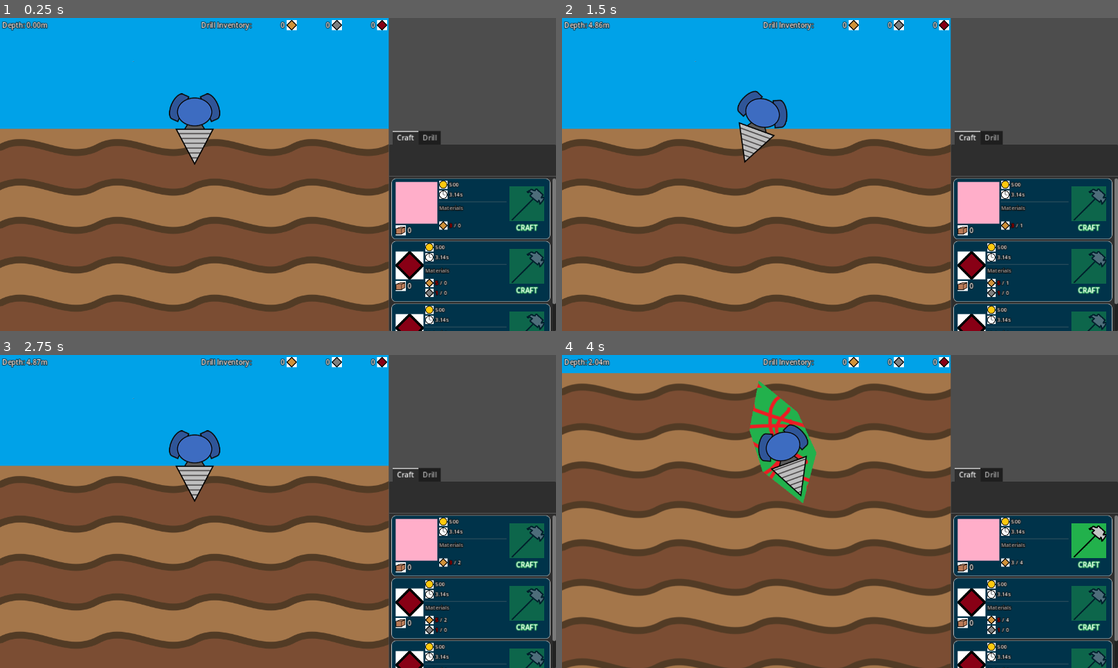
Above: before the commit, frames 1-4 (two rows, left to right).
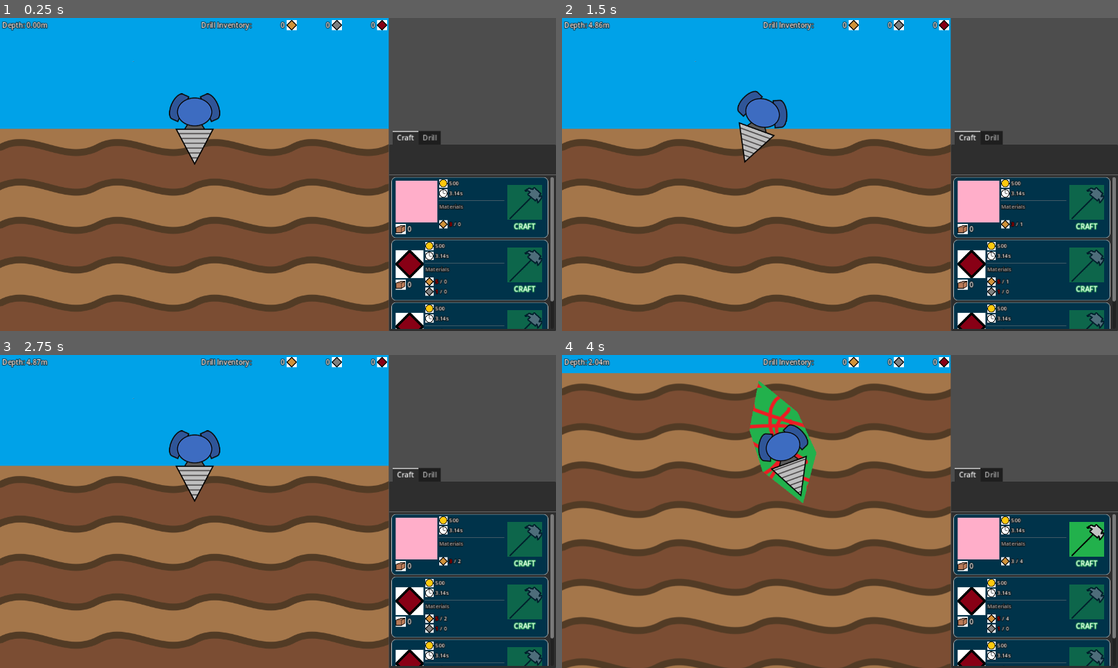
Above: after the commit, the same moments.

Repository: aNotSoCleverName/mechanicore
Game: Godot game, scene res://Main.tscn
The game is run twice, just before and just after one commit, with the same random seed, the same clock (stepped at 60 frames per second) and the same inputs.
Inputs:
- Up to frame 1 (0.25 s): no input
- Up to frame 2 (1.5 s): tap Enter (ui_accept) at 0.5, 0.77 s; hold Right (ui_right) 0.53-1.28 s; tap R at 0.6, 1.35 s; hold Left (ui_left) from 1.28 s (still down)
- Up to frame 3 (2.75 s): tap Enter (ui_accept) at 1.52 s; release Left (ui_left) at 2.03 s; hold Right (ui_right) from 2.03 s (still down); tap R at 2.1 s
- Up to frame 4 (4 s): tap Enter (ui_accept) at 2.75, 3.02, 3.77 s; tap R at 2.85, 3.6 s; release Right (ui_right) at 3.53 s; hold Left (ui_left) from 3.53 s (still down)

The runs differ from the first frame. In frame 1, 3.7% of the frame differs, in the area x 70-100%, y 50-100%; in frame 2, 3.7%; in frame 3, 3.7%; in frame 4, 3.8%.

Commit message:
Scroll container height is now set through editor instead of script. Also adjusted margin

Diff:
--- a/Base/Base.gd
+++ b/Base/Base.gd
@@ -46,5 +46,5 @@
 	SignalBus_Base.update_ore_inventory.emit(Base.ores);	# This triggers the code that checks if craft item text should be red/white depending on stock
 
 	# Initiate craftItems
-	for craftItemNode: CraftItemNode in $"Menu/Craft/Craft Items ScrollContainer/MarginContainer/Craft Items".get_children() as Array[CraftItemNode]:
+	for craftItemNode: CraftItemNode in $"Menu/Craft/Craft Items MarginContainer/ScrollContainer/MarginContainer/Craft Items".get_children() as Array[CraftItemNode]:
 		Base.craftItems[craftItemNode.craftItem] = 0;
--- a/Base/Base.tscn
+++ b/Base/Base.tscn
@@ -1,10 +1,9 @@
-[gd_scene load_steps=9 format=3 uid="uid://dx4xl0ya4o52y"]
+[gd_scene load_steps=8 format=3 uid="uid://dx4xl0ya4o52y"]
 
 [ext_resource type="Script" path="res://Base/Base.gd" id="1_4gdcv"]
 [ext_resource type="PackedScene" uid="uid://dq4qkupby85t" path="res://Base/Menu/Craft/Craft Item/Craft Item Node.tscn" id="1_6eggy"]
 [ext_resource type="Script" path="res://Base/Craft Item.gd" id="2_36thw"]
 [ext_resource type="Script" path="res://Base/Menu/Craft/Queue.gd" id="2_muuji"]
-[ext_resource type="Script" path="res://Base/Menu/Craft/Queue/Queue ScrollContainer.gd" id="2_xgad2"]
 [ext_resource type="Resource" uid="uid://do7o06fuk17rd" path="res://Base/Menu/Craft/Craft Item/Resources/Test.tres" id="4_1pni4"]
 [ext_resource type="Texture2D" uid="uid://bripmml1nnira" path="res://Endless Run/Ores/Ore3.png" id="5_ju8iy"]
 
@@ -49,55 +48,58 @@
 layout_mode = 2
 metadata/_tab_index = 0
 
-[node name="Queue ScrollContainer" type="ScrollContainer" parent="Menu/Craft"]
-custom_minimum_size = Vector2(0, 48)
-layout_mode = 2
-vertical_scroll_mode = 0
-script = ExtResource("2_xgad2")
-
-[node name="MarginContainer" type="MarginContainer" parent="Menu/Craft/Queue ScrollContainer"]
+[node name="Queue MarginContainer" type="MarginContainer" parent="Menu/Craft"]
 layout_mode = 2
 size_flags_horizontal = 3
-size_flags_vertical = 3
 theme_override_constants/margin_left = 5
 theme_override_constants/margin_top = 5
 theme_override_constants/margin_right = 5
-theme_override_constants/margin_bottom = 5
 
-[node name="Queue" type="HBoxContainer" parent="Menu/Craft/Queue ScrollContainer/MarginContainer"]
+[node name="ScrollContainer" type="ScrollContainer" parent="Menu/Craft/Queue MarginContainer"]
+custom_minimum_size = Vector2(0, 58)
+layout_mode = 2
+vertical_scroll_mode = 0
+
+[node name="Queue" type="HBoxContainer" parent="Menu/Craft/Queue MarginContainer/ScrollContainer"]
 layout_mode = 2
 size_flags_horizontal = 3
-size_flags_vertical = 3
 script = ExtResource("2_muuji")
 
 [node name="HSeparator" type="HSeparator" parent="Menu/Craft"]
 layout_mode = 2
 
-[node name="Craft Items ScrollContainer" type="ScrollContainer" parent="Menu/Craft"]
-layout_mode = 2
-size_flags_vertical = 3
-
-[node name="MarginContainer" type="MarginContainer" parent="Menu/Craft/Craft Items ScrollContainer"]
+[node name="Craft Items MarginContainer" type="MarginContainer" parent="Menu/Craft"]
 layout_mode = 2
 size_flags_horizontal = 3
 size_flags_vertical = 3
 theme_override_constants/margin_left = 5
 theme_override_constants/margin_right = 5
+theme_override_constants/margin_bottom = 5
 
-[node name="Craft Items" type="VBoxContainer" parent="Menu/Craft/Craft Items ScrollContainer/MarginContainer"]
+[node name="ScrollContainer" type="ScrollContainer" parent="Menu/Craft/Craft Items MarginContainer"]
+layout_mode = 2
+size_flags_vertical = 3
+
+[node name="MarginContainer" type="MarginContainer" parent="Menu/Craft/Craft Items MarginContainer/ScrollContainer"]
+layout_mode = 2
+size_flags_horizontal = 3
+size_flags_vertical = 3
+theme_override_constants/margin_right = 5
+
+[node name="Craft Items" type="VBoxContainer" parent="Menu/Craft/Craft Items MarginContainer/ScrollContainer/MarginContainer"]
 layout_mode = 2
 size_flags_horizontal = 3
 size_flags_vertical = 3
 
-[node name="Craft Item" parent="Menu/Craft/Craft Items ScrollContainer/MarginContainer/Craft Items" instance=ExtResource("1_6eggy")]
+[node name="Craft Item" parent="Menu/Craft/Craft Items MarginContainer/ScrollContainer/MarginContainer/Craft Items" instance=ExtResource("1_6eggy")]
 layout_mode = 2
 craftItem = ExtResource("4_1pni4")
 
-[node name="Craft Item2" parent="Menu/Craft/Craft Items ScrollContainer/MarginContainer/Craft Items" instance=ExtResource("1_6eggy")]
+[node name="Craft Item2" parent="Menu/Craft/Craft Items MarginContainer/ScrollContainer/MarginContainer/Craft Items" instance=ExtResource("1_6eggy")]
 layout_mode = 2
 craftItem = SubResource("Resource_hecib")
 
-[node name="Craft Item3" parent="Menu/Craft/Craft Items ScrollContainer/MarginContainer/Craft Items" instance=ExtResource("1_6eggy")]
+[node name="Craft Item3" parent="Menu/Craft/Craft Items MarginContainer/ScrollContainer/MarginContainer/Craft Items" instance=ExtResource("1_6eggy")]
 layout_mode = 2
 craftItem = SubResource("Resource_hecib")
 
@@ -107,5 +109,5 @@
 metadata/_tab_index = 1
 
 [connection signal="tree_entered" from="." to="." method="_on_tree_entered"]
-[connection signal="child_order_changed" from="Menu/Craft/Queue ScrollContainer/MarginContainer/Queue" to="Menu/Craft/Queue ScrollContainer/MarginContainer/Queue" method="_on_child_order_changed"]
-[connection signal="tree_entered" from="Menu/Craft/Queue ScrollContainer/MarginContainer/Queue" to="Menu/Craft/Queue ScrollContainer/MarginContainer/Queue" method="_on_tree_entered"]
+[connection signal="child_order_changed" from="Menu/Craft/Queue MarginContainer/ScrollContainer/Queue" to="Menu/Craft/Queue MarginContainer/ScrollContainer/Queue" method="_on_child_order_changed"]
+[connection signal="tree_entered" from="Menu/Craft/Queue MarginContainer/ScrollContainer/Queue" to="Menu/Craft/Queue MarginContainer/ScrollContainer/Queue" method="_on_tree_entered"]
--- a/Base/Menu/Craft/Queue/Queue ScrollContainer.gd
+++ /dev/null
@@ -1,9 +0,0 @@
-extends ScrollContainer
-
-func _ready():
-	var hScrollBarHeight = self.get_h_scroll_bar().size.y;
-	var marginContainer: MarginContainer = self.get_child(0);
-	self.custom_minimum_size += Vector2(
-		0,
-		hScrollBarHeight + marginContainer.get_theme_constant("margin_top") + marginContainer.get_theme_constant("margin_bottom")
-	);
